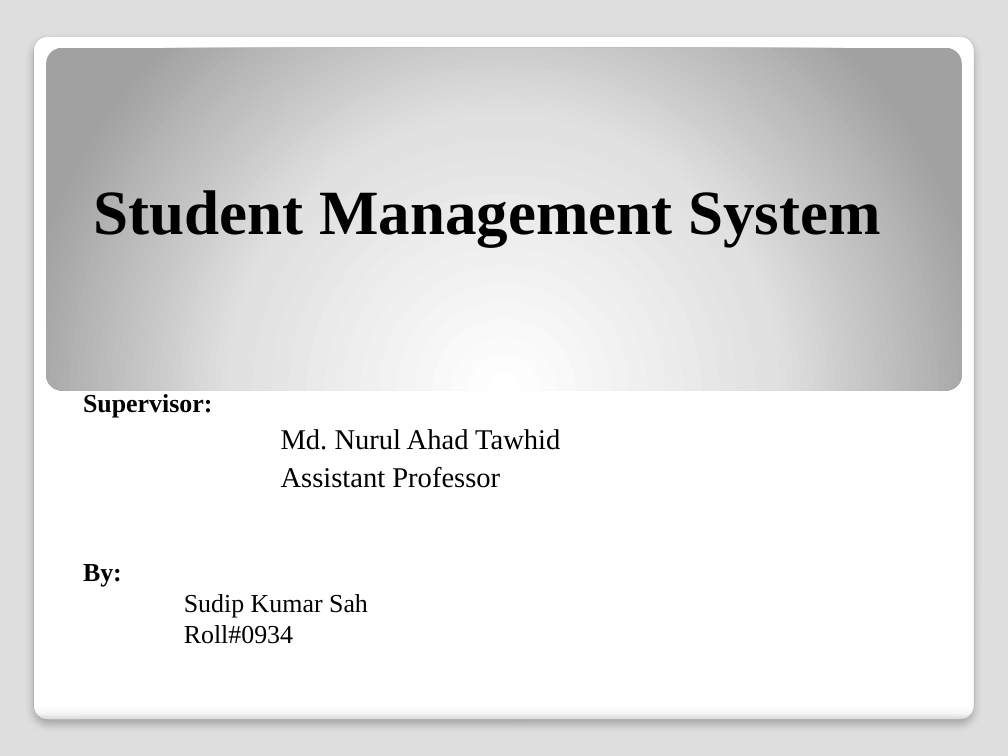
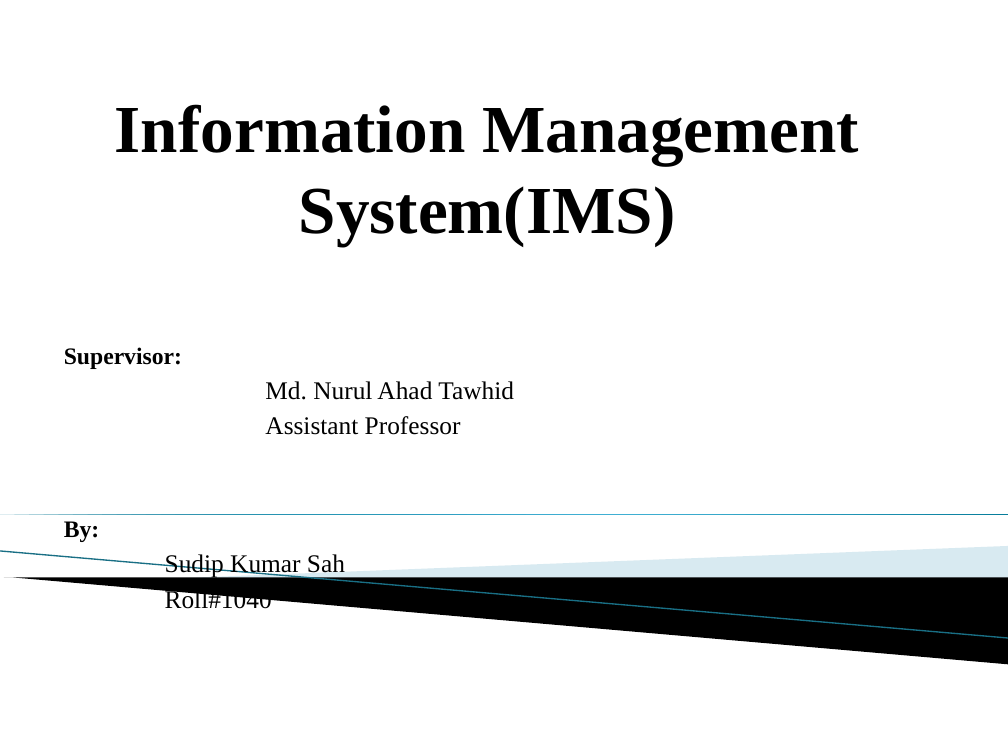
Before and after one commit to SudipKumarSah-0934/SPL-1, a slide deck: slide 1 of presentation.pptx. Drawn at 1008x756 pixels with LibreOffice and Linux fonts; fonts in the diff are those of the drawing; background and template pictures are left out. Boxes give left, top, right and bottom in pixels: in the first picture for what was removed or moved away, otherwise in the second. Text is boxed around its words. In the diff, an @@ line names an element or a change of style, - is before the commit and + after.

```diff
--- a/presentation.pptx
+++ b/presentation.pptx
@@ background #DEDEDE to #FFFFFF @@
@@ rounded rectangle removed at (33,36,974,720) @@
@@ rounded rectangle removed at (46,47,962,390) @@
@@ title at (115,104,859,246): text changed; size 45 to 48 pt @@
-Student Management System
+Information Management System(IMS)
@@ subtitle "Supervisor:": place and size @@
-subtitle "Supervisor:" at (83,394,560,644)
+subtitle "Supervisor:" at (64,347,514,614)
@@ subtitle at (64,347,514,578): size 18.5 to 16.9 pt in "Supervisor:", "By:"; size 20.4 to 18.1 pt in "Md. Nurul Ahad Tawhid", "Assistant Professor"; size 18.5 to 18.1 pt in "Sudip Kumar Sah"; indent changed; more space between paragraphs @@
@@ right triangle added at (0,514,1008,514), fill gradient #007896 to #4CBBDF @@
@@ line added from (0, 551) to (1008, 638), #97C5D8 0.95 pt @@
@@ freeform shape added at (186,546,1008,600), fill #A0CBDC at 40% opacity @@
@@ freeform shape added at (4,578,1008,664), fill #000000 @@
@@ subtitle at (165,588,272,614): text changed; size 18.5 to 18.1 pt @@
-Roll#0934
+Roll#1040
```
Also in this commit, not shown: 3 other slides changed, 2 slides added, 7 slides removed, 4 other files.
